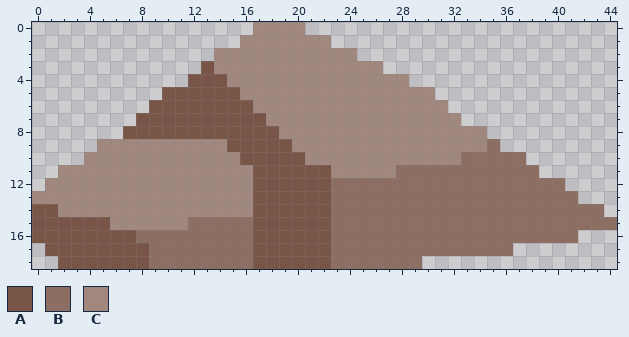
Pixel-art file -- Assets/Art/Environment/Beach/Rocks/Beach_Rock_Large_1.aseprite. Above: the version before the commit.
45x19 pixels, 1 frame.
Palette (. is transparent): A #795548  B #8d6e63  C #a1887f
Pixels before, first column x 0:
 0 .................CCCC........................
 1 ................CCCCCCC......................
 2 ..............CCCCCCCCCCC....................
 3 .............ACCCCCCCCCCCCC..................
 4 ............AAACCCCCCCCCCCCCC................
 5 ..........AAAAAACCCCCCCCCCCCCCC..............
 6 .........AAAAAAAACCCCCCCCCCCCCCC.............
 7 ........AAAAAAAAAACCCCCCCCCCCCCCC............
 8 .......AAAAAAAAAAAACCCCCCCCCCCCCCCC..........
 9 .....CCCCCCCCCCAAAAACCCCCCCCCCCCCCCB.........
10 ....CCCCCCCCCCCCAAAAACCCCCCCCCCCCBBBBB.......
11 ..CCCCCCCCCCCCCCCAAAAAACCCCCBBBBBBBBBBB......
12 .CCCCCCCCCCCCCCCCAAAAAABBBBBBBBBBBBBBBBBB....
13 CCCCCCCCCCCCCCCCCAAAAAABBBBBBBBBBBBBBBBBBB...
14 AACCCCCCCCCCCCCCCAAAAAABBBBBBBBBBBBBBBBBBBBB.
15 AAAAAACCCCCCBBBBBAAAAAABBBBBBBBBBBBBBBBBBBBBB
16 AAAAAAAABBBBBBBBBAAAAAABBBBBBBBBBBBBBBBBBB...
17 .AAAAAAAABBBBBBBBAAAAAABBBBBBBBBBBBBB........
18 ..AAAAAAABBBBBBBBAAAAAABBBBBBB...............
After:
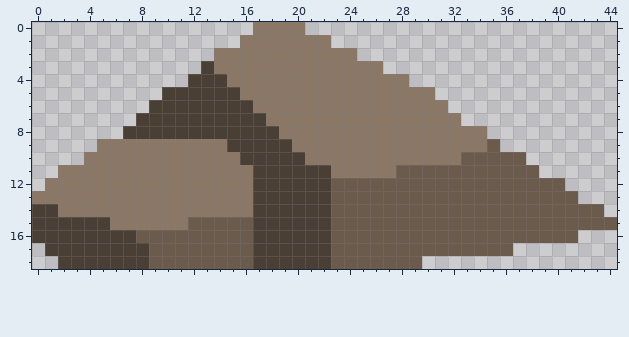
Diff:
colour A: #795548 -> #4a3f35
colour B: #8d6e63 -> #6b5b4d
colour C: #a1887f -> #8a7766
Where, in picture pixels (left, top, right, bottom), the same in both pictures:
changed: (32, 22, 617, 269)
